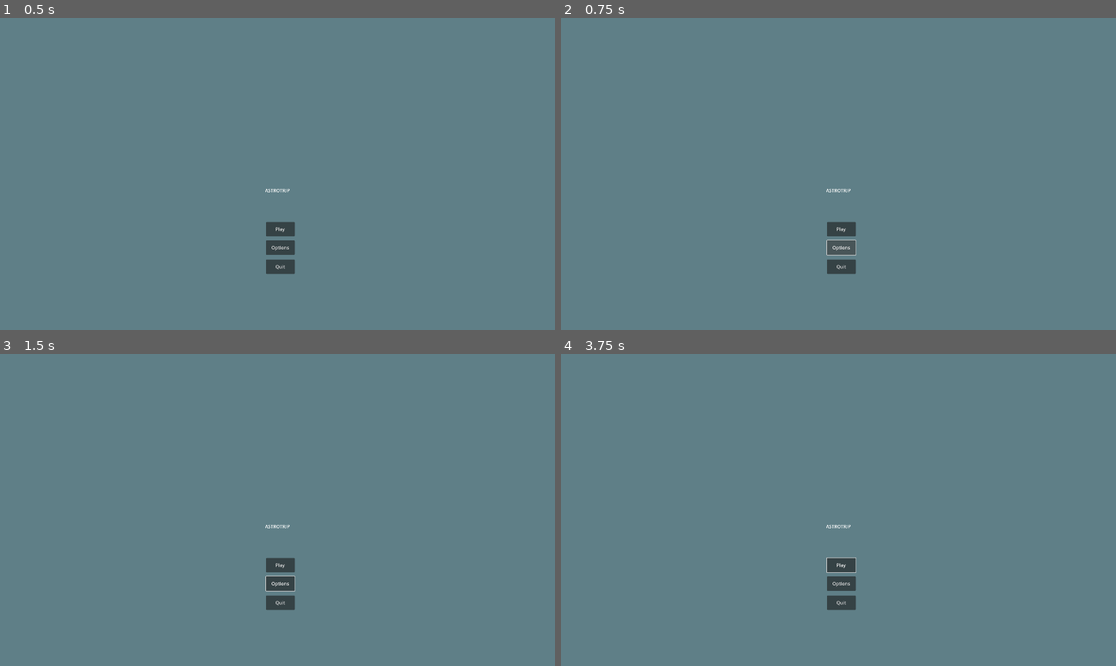
Above: before the commit, frames 1-4 (two rows, left to right).
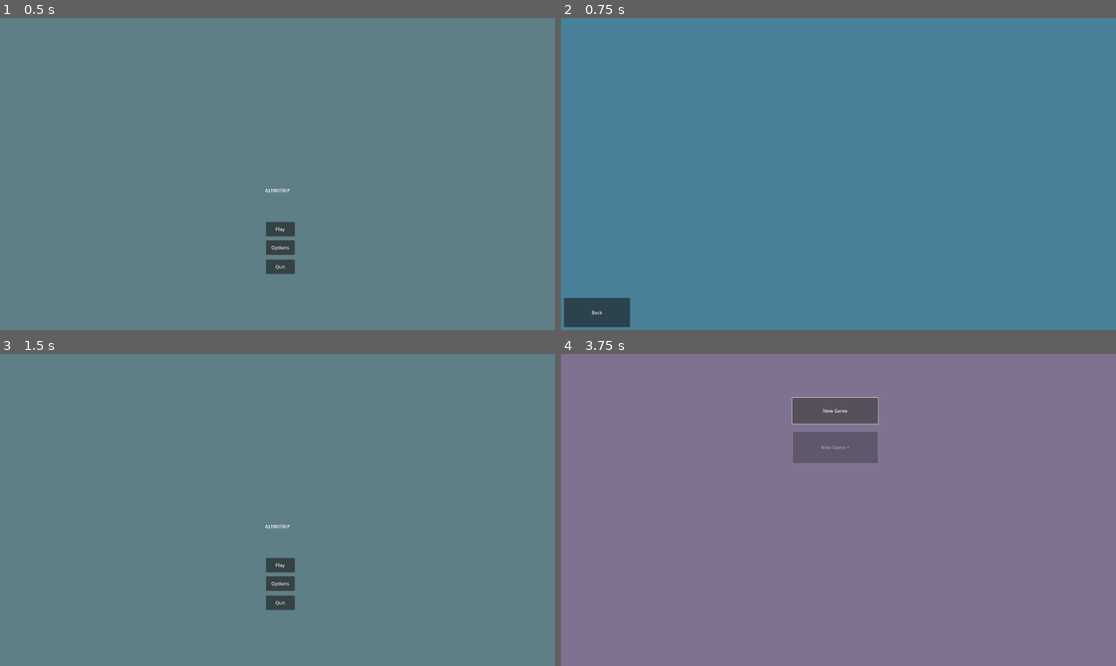
Above: after the commit, the same moments.

Repository: Phlegmlee/Astroshift
Game: Godot game, scene res://Title Page/TilePage.tscn
Two runs of this game, one before a commit and one after it. Both use one fixed random seed, a clock stepped at 60 frames per second and the inputs below.
Inputs (mouse positions are in pixels of both pictures, inside the frame that each line leads up to):
- Up to frame 1 (0.5 s): no input
- Up to frame 2 (0.75 s): click "Options" at 0.5 s
- Up to frame 3 (1.5 s): click (33, 647) at 1.25 s, where only the run after the commit has a clickable "Back"
- Up to frame 4 (3.75 s): click "Play" at 2 s; click (844, 566) at 2.75 s, where only the run before the commit has a clickable "Play"; click (832, 410) at 3.5 s, where only the run after the commit has a clickable "New Game"

Frame 1 is identical in both runs. In frame 2, 2.0% of the frame differs, in the area x 0-54%, y 54-100%; in frame 3, less than 0.1%; in frame 4, 100%, in the area x 0-100%, y 0-100%.

Commit message:
Create Title Page and Links

Diff:
--- /dev/null
+++ b/Title Page/LevelSelect.tscn
@@ -0,0 +1,38 @@
+[gd_scene load_steps=2 format=3 uid="uid://c8nrtacogjuuj"]
+
+[ext_resource type="Script" path="res://Title Page/Level_Select.gd" id="1_h61ec"]
+
+[node name="LevelSelect" type="Control"]
+layout_mode = 3
+anchors_preset = 15
+anchor_right = 1.0
+anchor_bottom = 1.0
+grow_horizontal = 2
+grow_vertical = 2
+script = ExtResource("1_h61ec")
+
+[node name="ColorRect" type="ColorRect" parent="."]
+offset_right = 1920.0
+offset_bottom = 1080.0
+color = Color(0.498039, 0.447059, 0.564706, 1)
+
+[node name="New Game Button" type="Button" parent="."]
+layout_mode = 0
+offset_left = 801.0
+offset_top = 151.0
+offset_right = 1097.0
+offset_bottom = 242.0
+text = "New Game"
+
+[node name="New Game Plus Button" type="Button" parent="."]
+layout_mode = 0
+offset_left = 802.0
+offset_top = 269.0
+offset_right = 1096.0
+offset_bottom = 377.0
+tooltip_text = "Available After Completing New Game"
+disabled = true
+text = "New Game +"
+
+[connection signal="pressed" from="New Game Button" to="." method="_on_new_game_button_pressed"]
+[connection signal="pressed" from="New Game Plus Button" to="." method="_on_new_game_plus_button_pressed"]
--- /dev/null
+++ b/Title Page/Level_Select.gd
@@ -0,0 +1,8 @@
+extends Control
+
+func _on_new_game_button_pressed():
+	get_tree().change_scene_to_file("res://Levels/Level_1_Normal.tscn")
+
+
+func _on_new_game_plus_button_pressed():
+	pass # Replace with function body.
--- /dev/null
+++ b/Title Page/OptionsPage.tscn
@@ -0,0 +1,27 @@
+[gd_scene load_steps=2 format=3 uid="uid://bfkd8jl5o07b"]
+
+[ext_resource type="Script" path="res://Title Page/Options_Page.gd" id="1_uhs3d"]
+
+[node name="OptionsPage" type="Control"]
+layout_mode = 3
+anchors_preset = 15
+anchor_right = 1.0
+anchor_bottom = 1.0
+grow_horizontal = 2
+grow_vertical = 2
+script = ExtResource("1_uhs3d")
+
+[node name="ColorRect" type="ColorRect" parent="."]
+offset_right = 1920.0
+offset_bottom = 1080.0
+color = Color(0.286275, 0.505882, 0.603922, 1)
+
+[node name="Back Button" type="Button" parent="."]
+layout_mode = 0
+offset_left = 10.0
+offset_top = 969.0
+offset_right = 239.0
+offset_bottom = 1070.0
+text = "Back"
+
+[connection signal="pressed" from="Back Button" to="." method="_on_back_button_pressed"]
--- /dev/null
+++ b/Title Page/Options_Page.gd
@@ -0,0 +1,4 @@
+extends Control
+
+func _on_back_button_pressed():
+	get_tree().change_scene_to_file("res://Title Page/TilePage.tscn")
--- a/Title Page/TilePage.tscn
+++ b/Title Page/TilePage.tscn
@@ -1,8 +1,6 @@
-[gd_scene load_steps=4 format=3 uid="uid://lwunch5mrthh"]
+[gd_scene load_steps=2 format=3 uid="uid://lwunch5mrthh"]
 
-[ext_resource type="Script" path="res://Title Page/play_button.gd" id="1_a4jiq"]
-[ext_resource type="Script" path="res://Title Page/options_button.gd" id="2_qsm7l"]
-[ext_resource type="Script" path="res://Title Page/quit_button.gd" id="3_p4g4p"]
+[ext_resource type="Script" path="res://Title Page/Tile_Page.gd" id="1_de3rd"]
 
 [node name="TilePage" type="Control"]
 layout_mode = 3
@@ -11,6 +9,7 @@
 anchor_bottom = 1.0
 grow_horizontal = 2
 grow_vertical = 2
+script = ExtResource("1_de3rd")
 
 [node name="ColorRect" type="ColorRect" parent="."]
 layout_mode = 0
@@ -25,7 +24,6 @@
 offset_right = 1020.0
 offset_bottom = 756.0
 text = "Play"
-script = ExtResource("1_a4jiq")
 
 [node name="options button" type="Button" parent="."]
 layout_mode = 0
@@ -34,7 +32,6 @@
 offset_right = 1020.0
 offset_bottom = 820.0
 text = "Options"
-script = ExtResource("2_qsm7l")
 
 [node name="quit button" type="Button" parent="."]
 layout_mode = 0
@@ -43,7 +40,6 @@
 offset_right = 1020.0
 offset_bottom = 886.0
 text = "Quit"
-script = ExtResource("3_p4g4p")
 
 [node name="Temporary Title" type="RichTextLabel" parent="."]
 layout_mode = 0
@@ -52,3 +48,7 @@
 offset_right = 1018.0
 offset_bottom = 638.0
 text = "ASTROTRIP"
+
+[connection signal="pressed" from="play button" to="." method="_on_play_button_pressed"]
+[connection signal="pressed" from="options button" to="." method="_on_options_button_pressed"]
+[connection signal="pressed" from="quit button" to="." method="_on_quit_button_pressed"]
--- /dev/null
+++ b/Title Page/Tile_Page.gd
@@ -0,0 +1,10 @@
+extends Control
+
+func _on_play_button_pressed():
+	get_tree().change_scene_to_file("res://Title Page/LevelSelect.tscn")
+
+func _on_options_button_pressed():
+	get_tree().change_scene_to_file("res://Title Page/OptionsPage.tscn")
+
+func _on_quit_button_pressed():
+	get_tree().quit()
--- a/Title Page/options_button.gd
+++ /dev/null
@@ -1 +0,0 @@
-extends Button
--- a/Title Page/play_button.gd
+++ /dev/null
@@ -1 +0,0 @@
-extends Button
--- a/Title Page/quit_button.gd
+++ /dev/null
@@ -1 +0,0 @@
-extends Button
